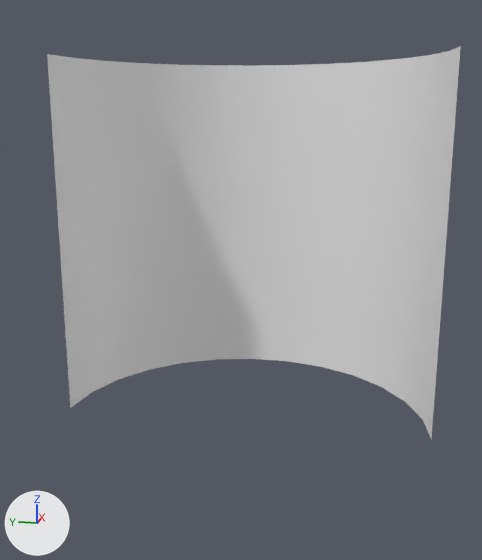
An edit to the FBX model RenegadeHomeTour/Assets/_Design/Models/EjectionBay/eject_right.fbx, drawn before and after from the same camera.
The view is the same before and after, from a camera (50 mm lens) standing at (-17.81, -3.55, 3.57) and looking at (-0.2, -0.02, -0.83). Lighting does not change. The marker at lower left points along +X, +Y and +Z.
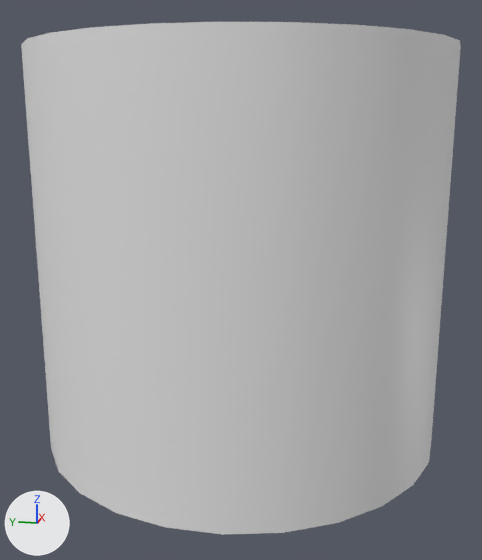
Pixel boxes [x1, y1, x2, y2] of what changed, in the pictures (482 x 560 px):
'Circle.010', reshaped (6% wider, 30% taller): before [47, 46, 461, 440]; after [21, 22, 461, 535]
part 1 of me_eject_collider_001, added: after [21, 22, 461, 535]

The change, as a diff of the scene's bpy script:
```diff
--- a/RenegadeHomeTour/Assets/_Design/Models/EjectionBay/eject_right.fbx.py
+++ b/RenegadeHomeTour/Assets/_Design/Models/EjectionBay/eject_right.fbx.py
@@ me_eject_collider_001 @@
 # used by ob_circle_010; location = (0.0, 0.0, 0.0)
-me_eject_collider_001.from_pydata(...)  # 56 vertices, 78 faces; spans x 0.0..5.37, y -5.41..5.41, z -5.23..5.22
+me_eject_collider_001.from_pydata(...)  # 104 vertices, 156 faces; spans x -5.37..5.37, y -5.41..5.41, z -5.23..5.22
+# me_eject_collider_001 part 1
+# 48 vertices are added at x -5.37..-1.3, y -5.25..5.25, z -5.23..5.22
+# 78 new faces join them
```
